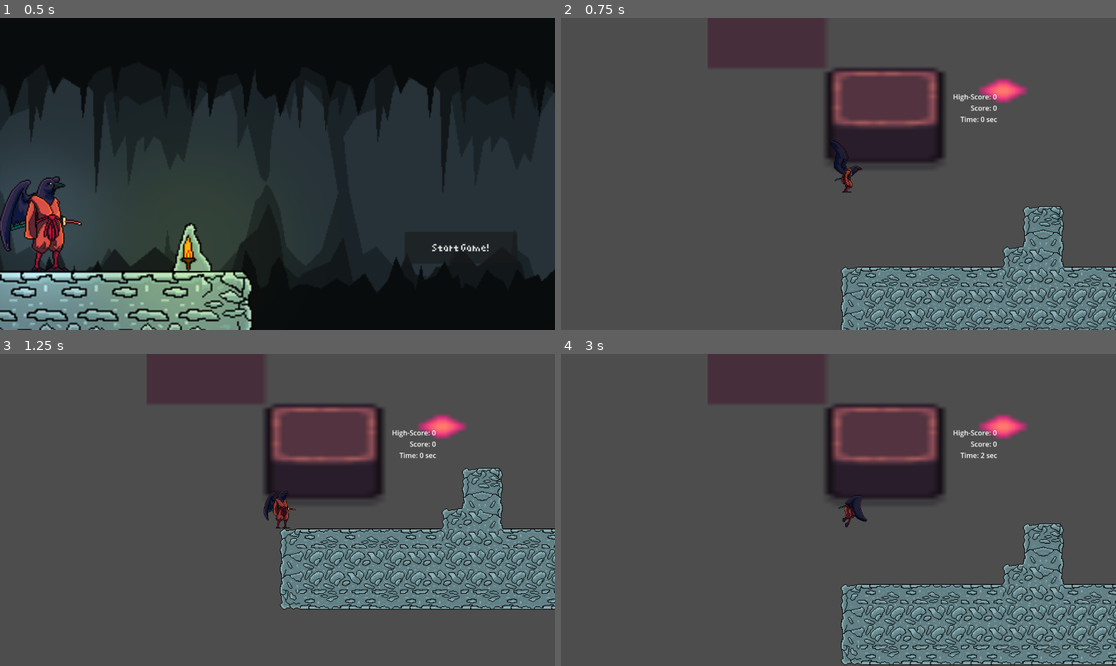
Above: before the commit, frames 1-4 (two rows, left to right).
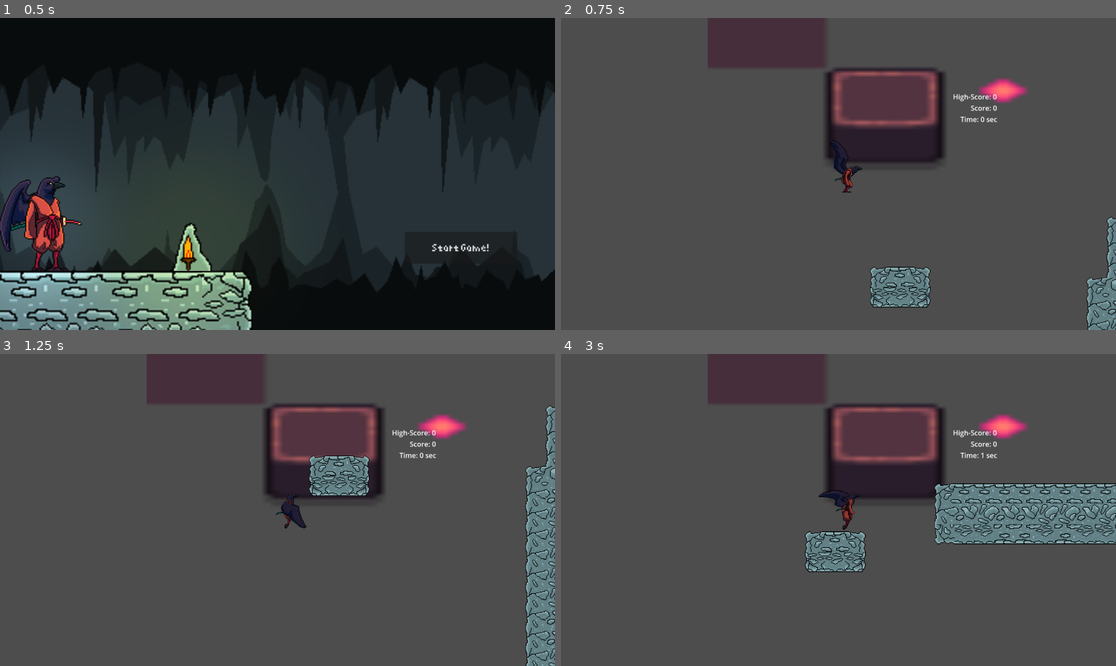
Above: after the commit, the same moments.

Repository: Neolanco/samurai-game
Game: Godot game, scene res://titlescreen.tscn
Two runs of this game, one before a commit and one after it. Both use one fixed random seed, a clock stepped at 60 frames per second and the inputs below.
Inputs:
- Up to frame 1 (0.5 s): no input
- Up to frame 2 (0.75 s): click "Start Game!" at 0.5 s
- Up to frame 3 (1.25 s): no input
- Up to frame 4 (3 s): tap Enter (ui_accept) at 1.25, 1.52, 2.27 s; hold Space 1.28-2.03 s; hold W from 1.28 s (still down); tap Shift at 2.1 s; hold Q from 2.78 s (still down)

Frame 1 is identical in both runs. In frame 2, 10% of the frame differs, in the area x 50-100%, y 60-100%; in frame 3, 17%; in frame 4, 20%, in the area x 43-100%, y 31-100%.

Commit message:
hardcode first platform

Diff:
--- a/src/game.gd
+++ b/src/game.gd
@@ -70,7 +70,8 @@
 	if _last_node:
 		node.global_position = _get_most_right_position(_last_node) + _last_node.global_position
 	else:
-		node.global_position = Vector2(-500, 300)
+		node = load("res://platforms/dirt3-1.tscn").instantiate()
+		node.global_position = Vector2(-400, 300)
 
 	# apply jump
 	node.global_position += get_random_jump_vector()
